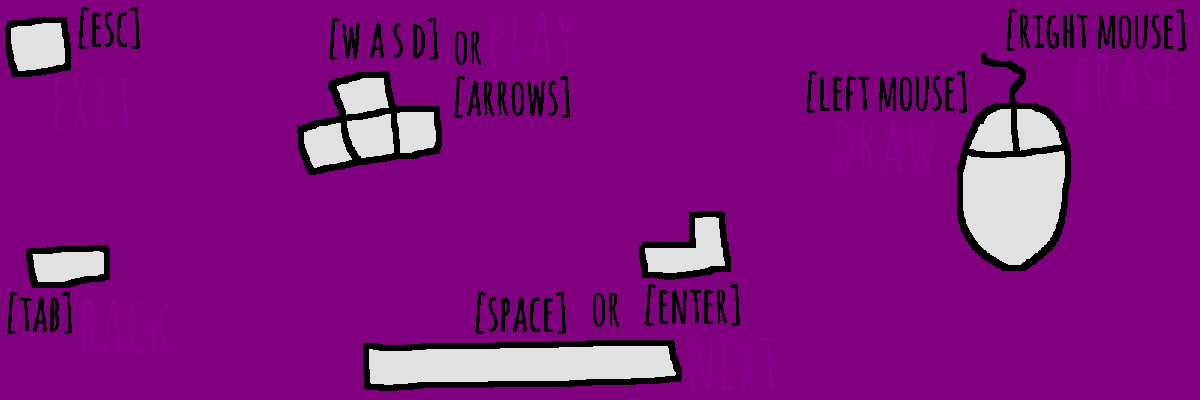
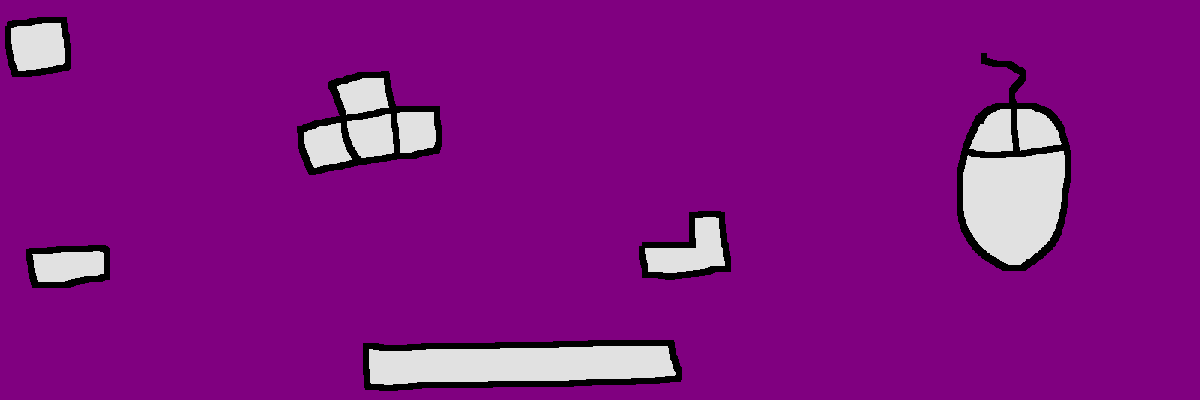
Before/after of a w=1200, h=400 layered artwork. What changed in the layer stack:
hid "Layer #6" over [54, 12, 1178, 391]
painted on "Layer #2" over [806, 9, 1186, 113]
painted on "Layer #1" over [329, 18, 570, 118]
painted on "Layer #3" over [475, 284, 740, 334]
painted on "Layer #4" over [7, 7, 140, 334]
